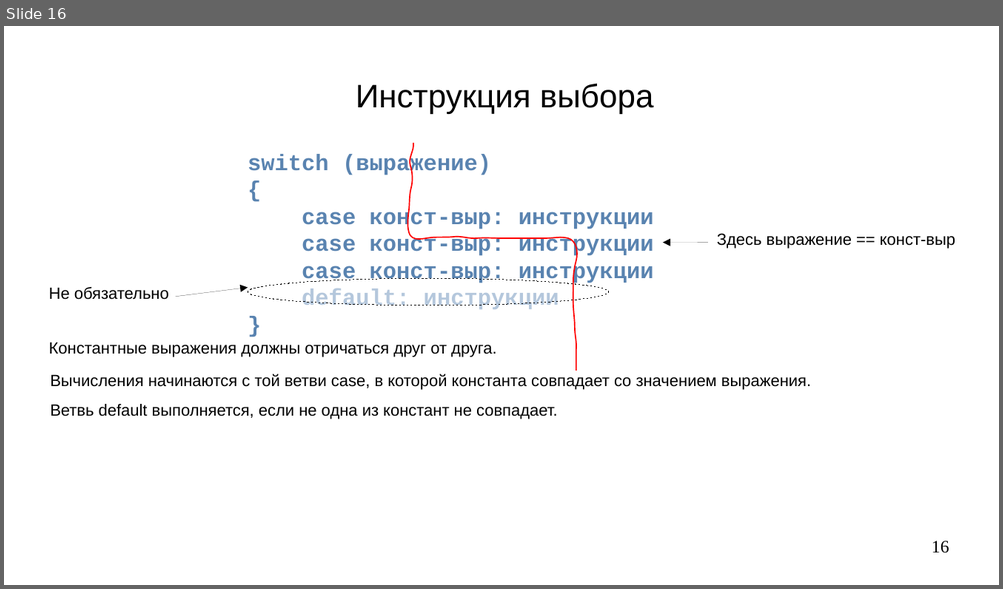
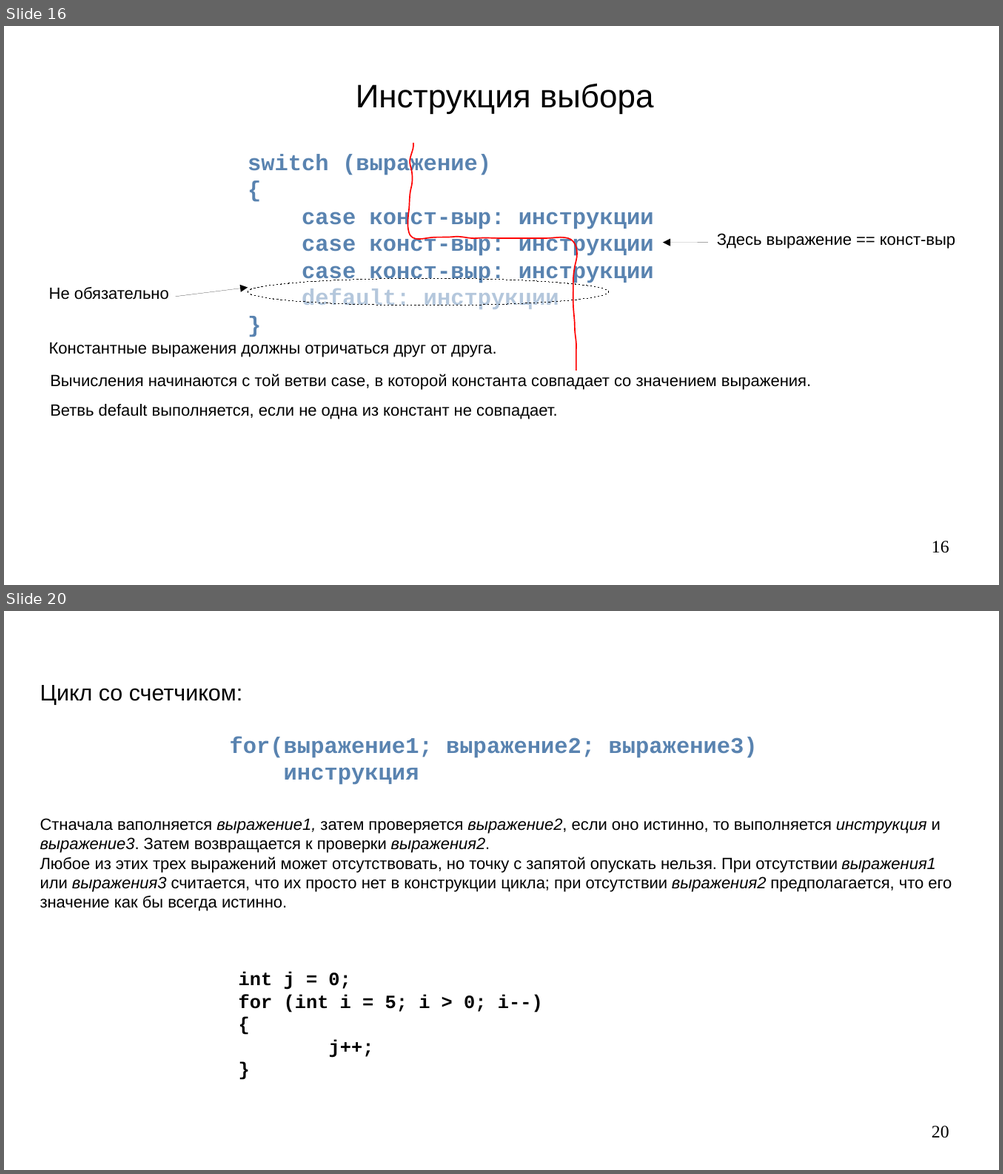
Before and after one commit to steelcraft/stud-lab, a slide deck: Лекции/CBCP01#L3.odp. Shown one above the other, each under a label of ours: slide 16 before the commit, slides 16 and 20 after it; the slides between them are not shown. The pictures are 1003x589 and 1003x1174 pixels, drawn with LibreOffice and Linux fonts; fonts in the diff are those of the drawing. Boxes give left, top, right and bottom in pixels: in the first picture for what was removed or moved away, otherwise in the second. Text is boxed around its words. In the diff, an @@ line names an element or a change of style, - is before the commit and + after.

```diff
--- a/Лекции/CBCP01#L3.odp
+++ b/Лекции/CBCP01#L3.odp
@@ slide 20 added at (4,611,999,1170), background #FFFFFF @@
@@ text added at (40,685,242,705), 18 pt, text #000000 @@
+Цикл со счетчиком:
@@ text added at (230,737,757,785), 18 pt, text #5983B0, bold @@
+for(выражение1; выражение2; выражение3)
+инструкция
@@ text added at (40,818,951,911), 13 pt, text #000000 @@
+Стначала ваполняется выражение1, затем проверяется выражение2, если оно истинно, то выполняется инструкция и выражение3. Затем возвращается к проверки выражения2.
+Любое из этих трех выражений может отсутствовать, но точку с запятой опускать нельзя. При отсутствии выражения1 или выражения3 считается, что их просто нет в конструкции цикла; при отсутствии выражения2 предполагается, что его значение как бы всегда истинно.
@@ text added at (239,972,543,1058), 15 pt, text #000000, bold @@
+int j = 0;
+for (int i = 5; i > 0; i--)
+{
+j++;
+}
@@ page number added at (931,1126,949,1139), 14 pt, text #000000 @@
+20
```
Also in this commit, not shown: 2 slides changed, 5 other slides added, 1 slide removed.
